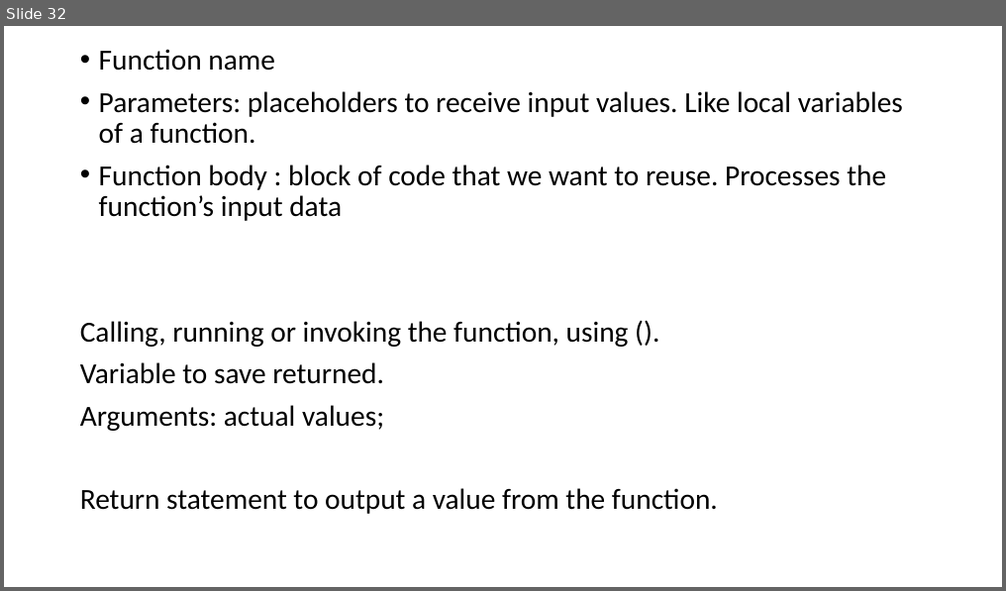
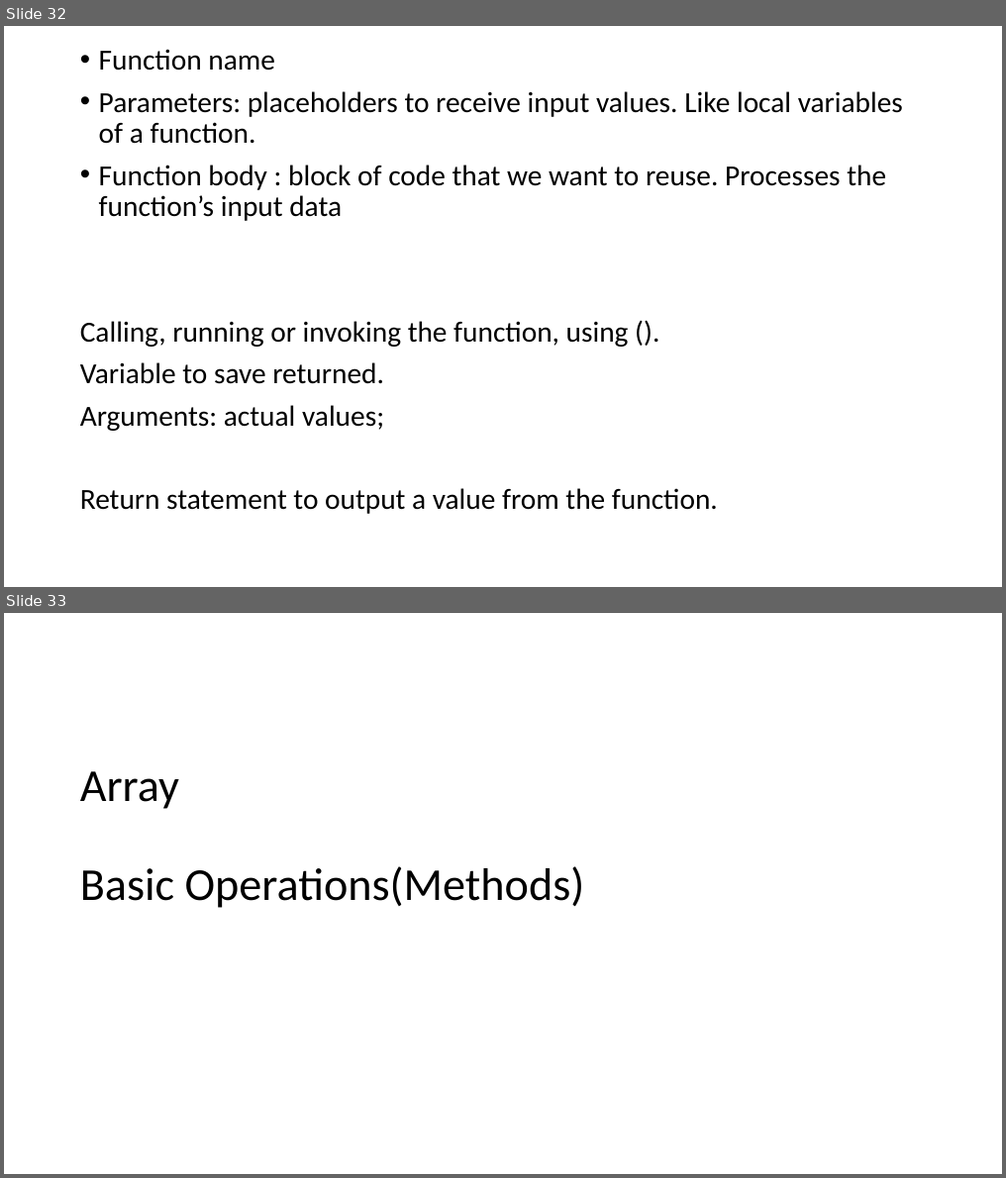
Before and after one commit to PiyushChaturvedii/Batch05, a slide deck: JavaScript.pptx. Shown one above the other, each under a label of ours: slide 32 before the commit, slides 32 and 33 after it. The pictures are 1006x591 and 1006x1178 pixels, drawn with LibreOffice and Linux fonts; fonts in the diff are those of the drawing. Boxes give left, top, right and bottom in pixels: in the first picture for what was removed or moved away, otherwise in the second. Text is boxed around its words. In the diff, an @@ line names an element or a change of style, - is before the commit and + after.

```diff
--- a/JavaScript.pptx
+++ b/JavaScript.pptx
@@ slide 33 added at box(4, 613, 1002, 1174), background #FFFFFF @@
@@ title added at box(80, 771, 585, 908), 44 pt, text #000000 @@
+Array
+Basic Operations(Methods)
```
Also in this commit, not shown: 1 other slide added, 1 slide removed, 3 other files.
